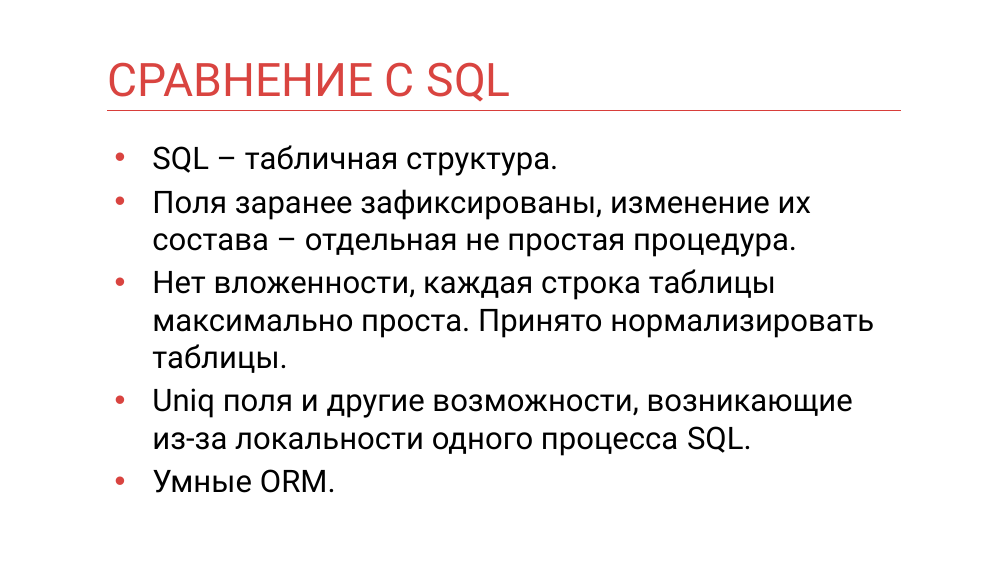
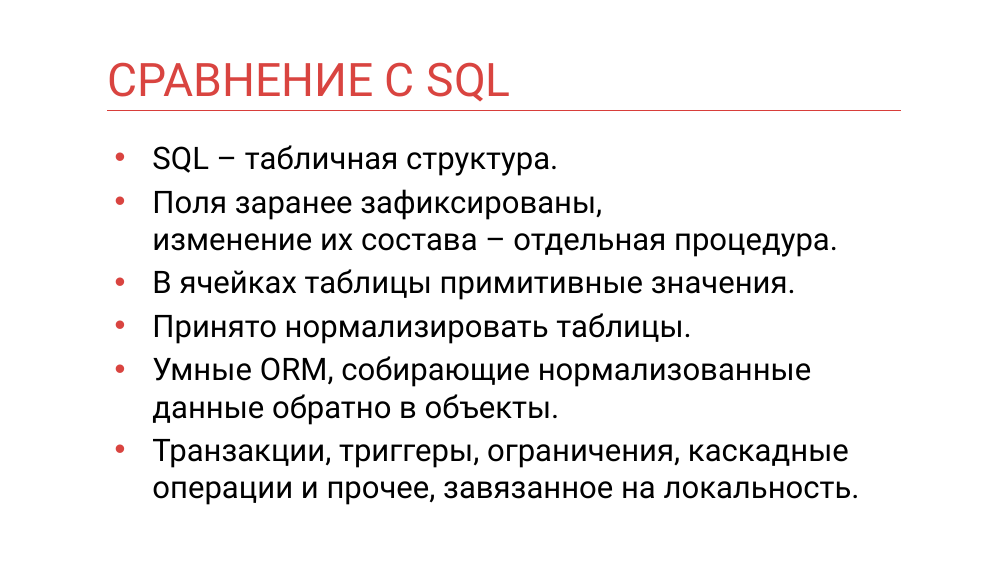
Before and after one commit to mnenorm74/web-game, a slide deck: slide 48 of db.pptx (slide 46 before the commit). Drawn at 1008x567 pixels with LibreOffice and Linux fonts; fonts in the diff are those of the drawing. Boxes give left, top, right and bottom in pixels: in the first picture for what was removed or moved away, otherwise in the second. Text is boxed around its words. In the diff, an @@ line names an element or a change of style, - is before the commit and + after.

```diff
--- a/db.pptx
+++ b/db.pptx
@@ text at bbox=[152, 189, 860, 505]: text changed @@
-• Поля заранее зафиксированы, изменение их состава – отдельная не простая процедура.
-• Нет вложенности, каждая строка таблицы максимально проста. Принято нормализировать таблицы.
-• Uniq поля и другие возможности, возникающие из-за локальности одного процесса SQL.
-• Умные ORM.
+• Поля заранее зафиксированы,
+  изменение их состава – отдельная процедура.
+• В ячейках таблицы примитивные значения.
+• Принято нормализировать таблицы.
+• Умные ORM, собирающие нормализованные данные обратно в объекты.
+• Транзакции, триггеры, ограничения, каскадные операции и прочее, завязанное на локальность.
```
Also in this commit, not shown: 23 other slides changed, 13 slides added, 9 slides removed, 1 other file.
